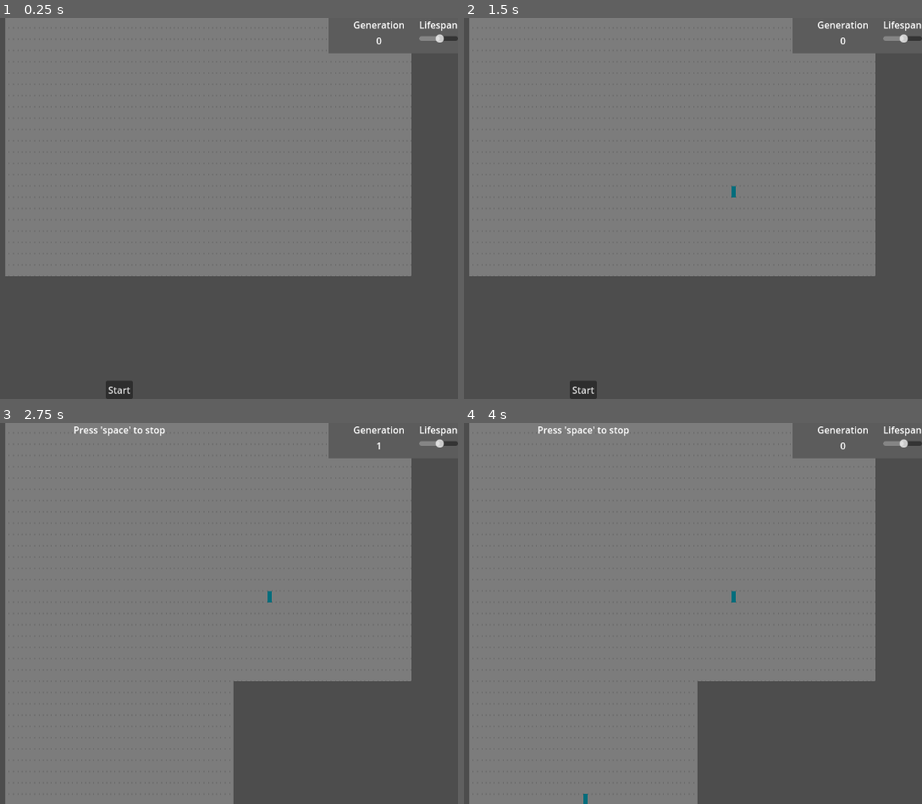
Above: before the commit, frames 1-4 (two rows, left to right).
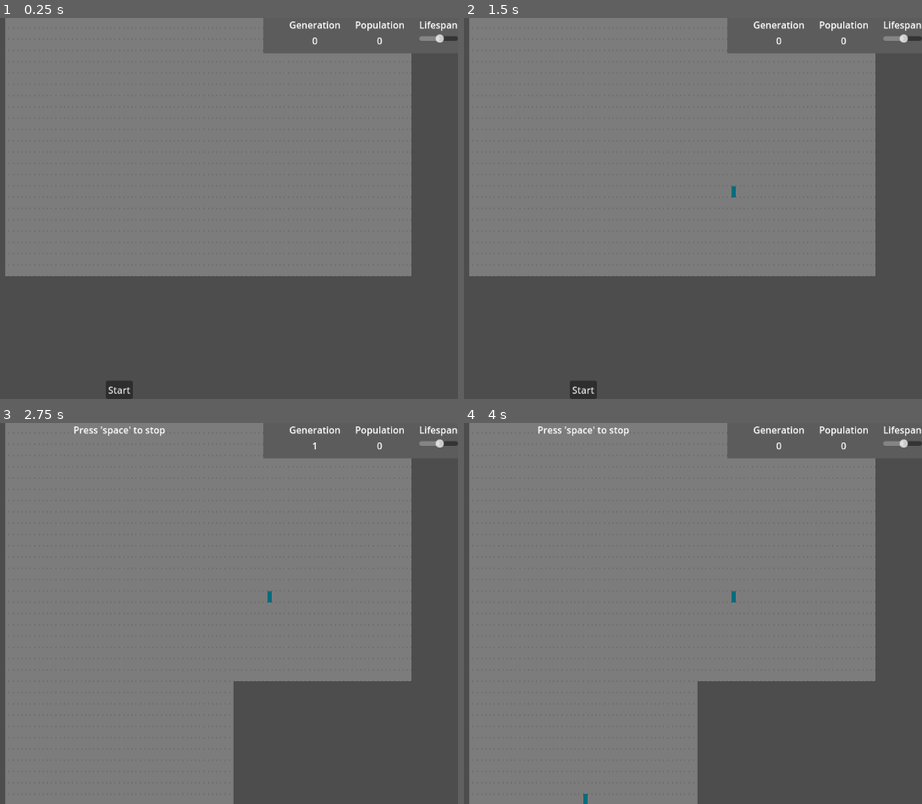
Above: after the commit, the same moments.

Repository: JarWarren/GameOfLife
Game: Godot game, scene res://tile_map.tscn
Two runs of this game, one before a commit and one after it. Both use one fixed random seed, a clock stepped at 60 frames per second and the inputs below.
Inputs (mouse positions are in pixels of both pictures, inside the frame that each line leads up to):
- Up to frame 1 (0.25 s): no input
- Up to frame 2 (1.5 s): click "Start" at 0.5 s; tap Space at 1.25 s; move the mouse to (734, 189) at 1.27 s; click (734, 189) at 1.35 s
- Up to frame 3 (2.75 s): tap Enter (ui_accept) at 1.52 s; click "Start" at 2 s
- Up to frame 4 (4 s): tap Space at 2.75 s; move the mouse to (outside the picture) at 2.77 s; click (outside the picture) at 2.85 s; tap Enter (ui_accept) at 3.02 s; click "Start" at 3.5 s

The runs differ from the first frame. In frame 1, 1.3% of the frame differs, in the area x 57-84%, y 0-10%; in frame 2, 1.3%; in frame 3, 1.3%; in frame 4, 1.3%.

Commit message:
add info on hover

Diff:
--- a/tile_map.gd
+++ b/tile_map.gd
@@ -11,11 +11,14 @@
 @onready var stop_label = $CanvasLayer/StopLabel
 @onready var lifespan_slider = $CanvasLayer/HBoxContainer/Lifespan/LifespanSlider
 @onready var generation_label = $CanvasLayer/HBoxContainer/GenerationVBox/GenerationLabel
+@onready var population_label = $CanvasLayer/HBoxContainer/PopulationVBox/PopulationLabel
+@onready var info_label = $CanvasLayer/InfoLabel
 
 var is_simulating = false
 var _time: int
 var _next_generation = []
-var generation_number = 0
+var _generation_number = 0
+var _population = 0
 
 func _ready():
 	_time = lifespan_slider.value
@@ -35,9 +38,12 @@
 		var click_coordinate = (get_global_mouse_position() / TILE_SIZE).floor()
 		var id = get_cell_source_id(0, click_coordinate, false)
 		_set_cell(click_coordinate.x, click_coordinate.y, 1 - id)
+		_population += 1 if id == 0 else -1
 	if Input.is_action_just_pressed("ui_accept"):
 		_reset()
-	if !is_simulating: return
+	if !is_simulating:
+		population_label.text = "%d" % _population
+		return
 	_time -= 1
 	if _time <= 0:
 		_time = lifespan_slider.value
@@ -45,6 +51,7 @@
 
 
 func _new_generation():
+	_population = 0
 	for row in range(height):
 		for column in range(width):
 			var live_neighbors = 0
@@ -63,18 +70,21 @@
 					live_neighbors += 1
 			if get_cell_source_id(0, Vector2(column, row), false) == 1:
 				if live_neighbors in [2, 3]:
+					_population += 1
 					_next_generation[row][column] = 1
 				else:
 					_next_generation[row][column] = 0
 			elif live_neighbors == 3:
+				_population += 1
 				_next_generation[row][column] = 1
 			else:
 				_next_generation[row][column] = 0
 	for row in range(height):
 		for column in range(width):
 			_set_cell(column, row, _next_generation[row][column])
-	generation_number += 1
-	generation_label.text = "%d" % generation_number
+	_generation_number += 1
+	generation_label.text = "%d" % _generation_number
+	population_label.text = "%d" % _population
 
 
 func _set_cell(column: int, row: int, id: int):
@@ -85,7 +95,7 @@
 	is_simulating = false
 	start_button.visible = true
 	stop_label.visible = false
-	generation_number = 0
+	_generation_number = 0
 
 
 func _on_start_button_pressed():
@@ -93,3 +103,15 @@
 	stop_label.visible = true
 	generation_label.text = "0"
 	is_simulating = true
+
+
+func _on_patterns_button_mouse_entered():
+	pass # Replace with function body.
+
+
+func _on_button_mouse_exited():
+	info_label.visible = false
+
+
+func _on_info_button_mouse_entered():
+	info_label.visible = true
--- a/tile_map.tscn
+++ b/tile_map.tscn
@@ -33,7 +33,7 @@
 [node name="ColorRect" type="ColorRect" parent="CanvasLayer"]
 anchor_left = 1.0
 anchor_right = 1.0
-offset_left = -220.0
+offset_left = -331.0
 offset_bottom = 60.0
 color = Color(0.360784, 0.360784, 0.360784, 1)
 
@@ -50,13 +50,14 @@
 [node name="HBoxContainer" type="HBoxContainer" parent="CanvasLayer"]
 anchor_left = 1.0
 anchor_right = 1.0
-offset_left = -212.0
+offset_left = -324.0
 offset_bottom = 56.0
 theme_override_constants/separation = 24
 alignment = 2
 
 [node name="GenerationVBox" type="VBoxContainer" parent="CanvasLayer/HBoxContainer"]
-offset_right = 88.0
+offset_left = 3.0
+offset_right = 91.0
 offset_bottom = 56.0
 
 [node name="Label" type="Label" parent="CanvasLayer/HBoxContainer/GenerationVBox"]
@@ -72,9 +73,27 @@
 text = "0"
 horizontal_alignment = 1
 
+[node name="PopulationVBox" type="VBoxContainer" parent="CanvasLayer/HBoxContainer"]
+offset_left = 115.0
+offset_right = 200.0
+offset_bottom = 56.0
+
+[node name="Label" type="Label" parent="CanvasLayer/HBoxContainer/PopulationVBox"]
+offset_right = 85.0
+offset_bottom = 26.0
+text = "Population"
+horizontal_alignment = 1
+
+[node name="PopulationLabel" type="Label" parent="CanvasLayer/HBoxContainer/PopulationVBox"]
+offset_top = 30.0
+offset_right = 85.0
+offset_bottom = 56.0
+text = "0"
+horizontal_alignment = 1
+
 [node name="Lifespan" type="VBoxContainer" parent="CanvasLayer/HBoxContainer"]
-offset_left = 112.0
-offset_right = 212.0
+offset_left = 224.0
+offset_right = 324.0
 offset_bottom = 56.0
 
 [node name="Label" type="Label" parent="CanvasLayer/HBoxContainer/Lifespan"]
@@ -101,4 +120,43 @@
 offset_right = 23.0
 text = "Start"
 
+[node name="InfoLabel" type="Label" parent="CanvasLayer"]
+visible = false
+anchor_left = 0.5
+anchor_top = 0.5
+anchor_right = 0.5
+anchor_bottom = 0.5
+offset_left = -396.0
+offset_top = -78.0
+offset_right = 396.0
+offset_bottom = 78.0
+text = "Conway's Game of Life is a zero-player game.
+The outcome is determined by how you set up the board.
+
+1. Live cells with 2 or 3 neighbors survive to the next round.
+2. Dead cells with exactly 3 neighbors are born alive the next round.
+3. All other cells die by overpopulation or underpopulation."
+horizontal_alignment = 1
+
+[node name="VBoxContainer" type="VBoxContainer" parent="."]
+offset_right = 8.0
+offset_bottom = 31.0
+
+[node name="InfoButton" type="Button" parent="VBoxContainer"]
+offset_right = 74.0
+offset_bottom = 31.0
+focus_mode = 0
+text = "info"
+
+[node name="PatternsButton" type="Button" parent="VBoxContainer"]
+offset_top = 35.0
+offset_right = 74.0
+offset_bottom = 66.0
+focus_mode = 0
+text = "patterns"
+
 [connection signal="pressed" from="CanvasLayer/StartButton" to="." method="_on_start_button_pressed"]
+[connection signal="mouse_entered" from="VBoxContainer/InfoButton" to="." method="_on_info_button_mouse_entered"]
+[connection signal="mouse_exited" from="VBoxContainer/InfoButton" to="." method="_on_button_mouse_exited"]
+[connection signal="mouse_entered" from="VBoxContainer/PatternsButton" to="." method="_on_patterns_button_mouse_entered"]
+[connection signal="mouse_exited" from="VBoxContainer/PatternsButton" to="." method="_on_button_mouse_exited"]
